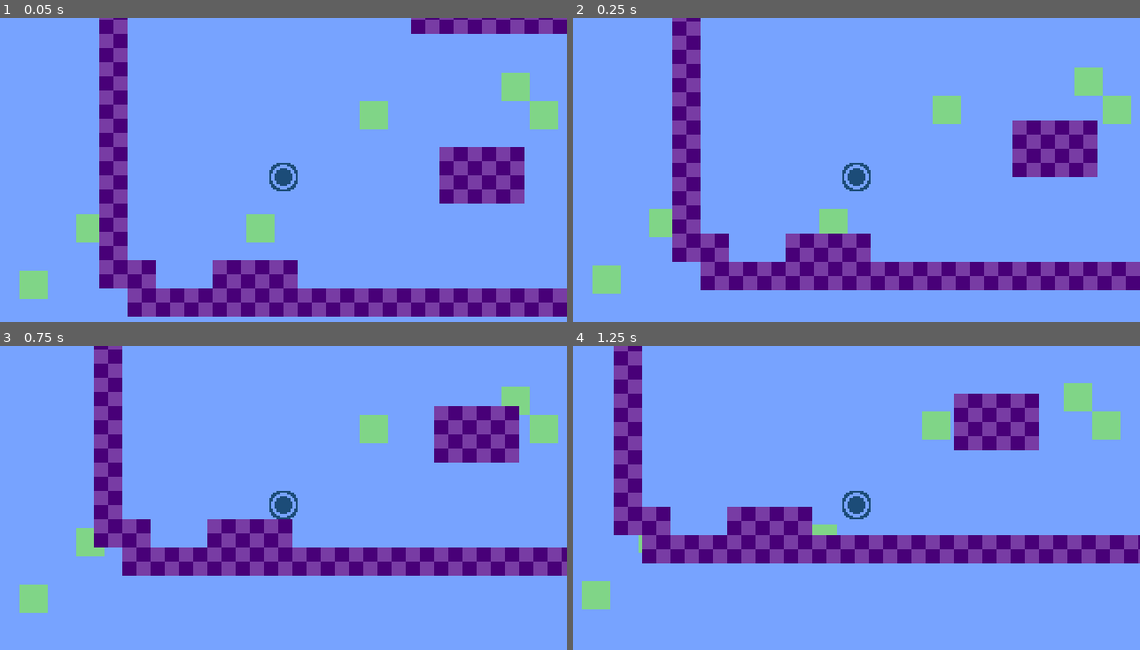
Above: before the commit, frames 1-4 (two rows, left to right).
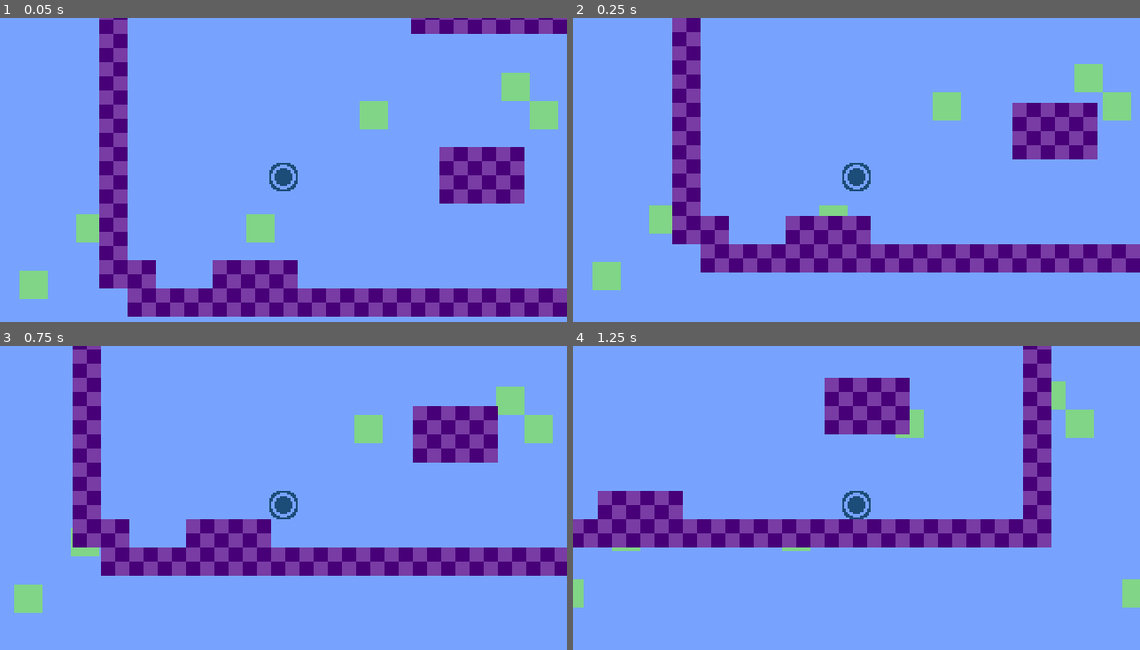
Above: after the commit, the same moments.

Repository: JesusRoberto64/club-creacion-de-vg
Game: Godot game, scene res://Escenas/Juguete_1/main.tscn
The game is run twice, just before and just after one commit, with the same random seed, the same clock (stepped at 60 frames per second) and the same inputs.
Inputs:
- Up to frame 1 (0.05 s): no input
- Up to frame 2 (0.25 s): no input
- Up to frame 3 (0.75 s): tap Enter (ui_accept) at 0.5 s; hold Right (ui_right) from 0.53 s (still down); hold Shift (sprint) from 0.53 s (still down)
- Up to frame 4 (1.25 s): keep holding Right (ui_right); keep holding Shift (sprint); tap Enter (ui_accept) at 0.77 s

Frame 1 is identical in both runs. In frame 2, 20% of the frame differs, in the area x 3-100%, y 1-91%; in frame 3, 15%; in frame 4, 24%, in the area x 0-100%, y 0-87%.

Commit message:
fixed floor detection

Diff:
--- a/Escenas/Juguete_1/main.tscn
+++ b/Escenas/Juguete_1/main.tscn
@@ -31,11 +31,11 @@
 sources/1 = SubResource("TileSetAtlasSource_gn41f")
 
 [sub_resource type="Curve" id="Curve_px5ei"]
-_data = [Vector2(0, 0), 0.0, 0.45098, 0, 0, Vector2(1, 1), 2.45409, 0.0, 0, 0]
+_data = [Vector2(0, 0), 0.0, 4.0, 0, 1, Vector2(0.25, 1), 4.0, 0.0, 1, 0]
 point_count = 2
 
 [sub_resource type="Curve" id="Curve_m8e02"]
-_data = [Vector2(0, 1), 0.0, -1.0, 0, 1, Vector2(1, 0), -1.0, 0.0, 1, 0]
+_data = [Vector2(0, 1), 0.0, -4.17266, 0, 1, Vector2(0.239655, 0), -0.00168344, 0.0, 0, 0]
 point_count = 2
 
 [sub_resource type="RectangleShape2D" id="RectangleShape2D_4thnc"]
--- a/Escenas/Juguete_1/player.gd
+++ b/Escenas/Juguete_1/player.gd
@@ -11,14 +11,14 @@
 
 #Gavity mode
 var yVelocity = 0.0 #velocidad del personaje
-var gravity = 8.2 #Gravedad normal
-var jumpGravity = 4.1 #Gravedad durante el salto
-var jumpForce = -150.0 #Fuerza inicial del salto
+var gravity = 15.0 #Gravedad normal
+var jumpGravity = 6.1 #Gravedad durante el salto
+var jumpForce = -200.0 #Fuerza inicial del salto
 var downForce = 0.0 #Fuerza adicional del salto
 
 var baseMaxVel
 @export var maxVel = 130.0
-@export_range(0, 100, 0.1) var sprint : float = 35
+@export_range(0, 100, 0.1) var sprint : float = 25
 
 @export var start_curve : Curve = null
 @export var end_curve : Curve = null
@@ -62,9 +62,19 @@
 	if Input.is_action_pressed("ui_right"):
 		direction.x = 1
 		spr.scale.x = 1
+
+		if lastDirection.x != direction.x and state != STATE.FLY:
+			curveValue = 0.0
+
 	if Input.is_action_pressed("ui_left"):
 		direction.x = -1
 		spr.scale.x = -1
+
+		if lastDirection.x != direction.x and state != STATE.FLY:
+			curveValue = 0.0
+
+	#Reset al cambiar la direccion
+
 
 
 	#este es el sitema que se mueve en eje y
@@ -111,6 +121,8 @@
 			yVelocity = jumpForce - jump_impulse()
 		elif state == STATE.JUMPING:
 			yVelocity += jumpGravity
+		elif state == STATE.WALK:
+			yVelocity = 0.0
 		else:
 			yVelocity += gravity
 			yVelocity = clamp(yVelocity, 0.0, 1200)
@@ -125,13 +137,12 @@
 
 		#No pegarse al techo
 		if cielNormal == 1:
-			lastDirection.y = 0.0
-			pass
+			lastDirection.y = -1
 
 		velocity.x = lastDirection.x * (accel*maxVel) * delta
 		velocity.y = lastDirection.y * yVelocity * delta
 
-		var move = move_and_collide(velocity)
+		var move = move_and_collide(velocity, false, 0.08, true)
 
 		if get_normal_coll(move).y == -1: #in the floor
 			canFly = true
@@ -145,10 +156,14 @@
 			else:
 				state = STATE.FALLING
 
+				pass
+
 		#Get normal wall
 		wallNormal = get_normal_coll(move).x
 		cielNormal = get_normal_coll(move).y
 
+		#print(lastDirection)
+		#print(get_state())
 
 func get_normal_coll(collision_move: KinematicCollision2D) -> Vector2:
 	if collision_move != null:
--- a/Escenas/Practica_1/main.tscn
+++ b/Escenas/Practica_1/main.tscn
@@ -4,11 +4,11 @@
 [ext_resource type="Texture2D" uid="uid://5eaheip2q6bn" path="res://Recursos/Img/general/brick.png" id="1_tlftb"]
 
 [sub_resource type="Curve" id="Curve_je158"]
-_data = [Vector2(0, 0), 0.0, 0.0, 0, 0, Vector2(1, 1), 0.0, 0.0, 0, 0]
+_data = [Vector2(0, 0), 0.0, 0.0, 0, 0, Vector2(0.12931, 1), 0.0, 0.0, 0, 0]
 point_count = 2
 
 [sub_resource type="Curve" id="Curve_ac4iy"]
-_data = [Vector2(1e-05, 1), 0.0, 0.0, 0, 0, Vector2(1, 0), 0.0, 0.0, 0, 0]
+_data = [Vector2(1e-05, 1), 0.0, 0.0, 0, 0, Vector2(0.281034, 0), 0.0, 0.0, 0, 0]
 point_count = 2
 
 [sub_resource type="RectangleShape2D" id="RectangleShape2D_0jf48"]
